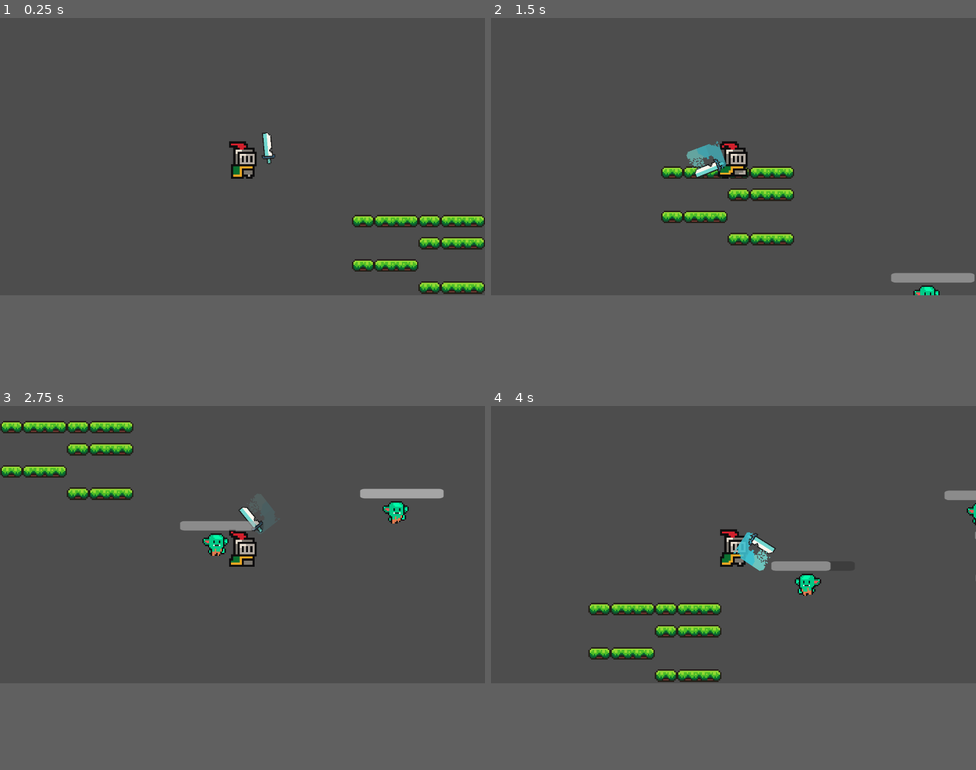
Above: before the commit, frames 1-4 (two rows, left to right).
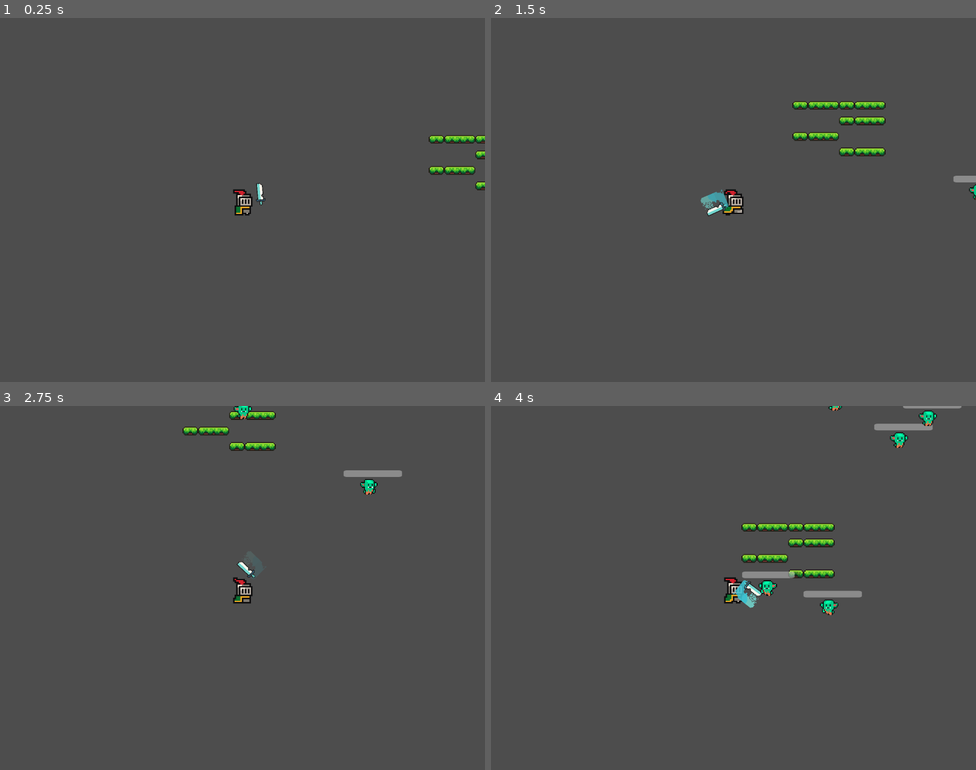
Above: after the commit, the same moments.

Repository: IAmRustee/Secrets-of-Harkanon-The-Silver-Moon-City
Game: Godot game, scene res://Scenes/world.tscn
The game is run twice, just before and just after one commit, with the same random seed, the same clock (stepped at 60 frames per second) and the same inputs.
Inputs (mouse positions are in pixels of both pictures, inside the frame that each line leads up to):
- Up to frame 1 (0.25 s): no input
- Up to frame 2 (1.5 s): move the mouse to (840, 141) at 0.52 s; press the mouse at (840, 141) at 0.53 s; hold D (Move_right) 0.53-1.28 s; move the mouse to (636, 170) at 1.27 s; release the mouse at (636, 170) at 1.28 s; hold S (Move_down) from 1.28 s (still down); click (636, 170) at 1.35 s
- Up to frame 3 (2.75 s): move the mouse to (291, 482) at 2.02 s; release S (Move_down) at 2.03 s; press the mouse at (291, 482) at 2.03 s; hold D (Move_right) from 2.03 s (still down)
- Up to frame 4 (4 s): move the mouse to (709, 598) at 2.77 s; release D (Move_right) at 2.78 s; release the mouse at (709, 598) at 2.78 s; hold W (Move_up) 2.78-3.53 s; click (709, 598) at 2.85 s; move the mouse to (879, 588) at 3.52 s; press the mouse at (879, 588) at 3.53 s; hold A (Move_left) from 3.53 s (still down)
The window is 800x457 before the commit and 800x600 after it. Grey fills any space a smaller window leaves; there, only what the larger window draws over its background counts as a difference.

The runs differ from the first frame. In frame 1, 3.7% of the frame differs, in the area x 47-100%, y 31-76%; in frame 2, 5.0%; in frame 3, 5.4%; in frame 4, 6.3%, in the area x 20-100%, y 0-76%.

Commit message:
enemy spawner radius spawn so enemy will spawn in different areas of the designated place but wont respawn after death so i will do that next
enemy spawner radius spawn so enemy will spawn in different areas of the designated place but wont respawn after death so i will do that next

Diff:
--- a/Scenes/world.tscn
+++ b/Scenes/world.tscn
@@ -30,7 +30,7 @@
 tile_set = SubResource("TileSet_go701")
 
 [node name="Player" parent="." unique_id=1853977607 instance=ExtResource("2_go701")]
-position = Vector2(-79, -26)
+position = Vector2(-192, 83)
 
 [node name="Goblin" parent="." unique_id=346055443 instance=ExtResource("4_8j60k")]
 position = Vector2(191, 110)
--- a/Scripts/EnemySpawner.gd
+++ b/Scripts/EnemySpawner.gd
@@ -1,19 +1,31 @@
 extends Node2D
-
+@onready var player = get_tree().get_first_node_in_group("player")
 @onready var enemy = preload("res://Scenes/Goblins.tscn")
-var enemy_counter := 0
-func _on_timer_timeout() -> void:
-	var  ene = enemy.instantiate()
-	ene.position = position
-	get_parent().get_node("Goblin").add_child(ene)
 
 
-func spawn_enemy():
-	if enemy_counter >= 5:
+var enemy_counter := 0
+@export var max_enemies := 5
+
+func _on_timer_timeout() -> void:
+	if enemy_counter >= max_enemies:
+		$Timer.stop()
 		return
 
-	if enemy:
-		var enemy_instance = enemy.instantiate()
-		add_child(enemy_instance)
-		enemy_counter += 1
-		print("Enemy spawned! Total: ", enemy_counter)
+	spawn_enemy()
+
+func spawn_enemy():
+	var ene = enemy.instantiate()
+
+	var offset = Vector2(
+		randf_range(-100, 100),
+		randf_range(-100, 100)
+	)
+
+	ene.global_position = global_position + offset
+	get_tree().current_scene.add_child(ene)
+
+	enemy_counter += 1
+
+func _on_RespawnTimer_timeout() -> void:
+	enemy_counter = 0
+	$Timer.start()
--- a/project.godot
+++ b/project.godot
@@ -17,8 +17,8 @@
 
 [display]
 
-window/size/viewport_width=1400
-window/size/viewport_height=800
+window/size/viewport_width=2000
+window/size/viewport_height=1500
 
 [input]
 
